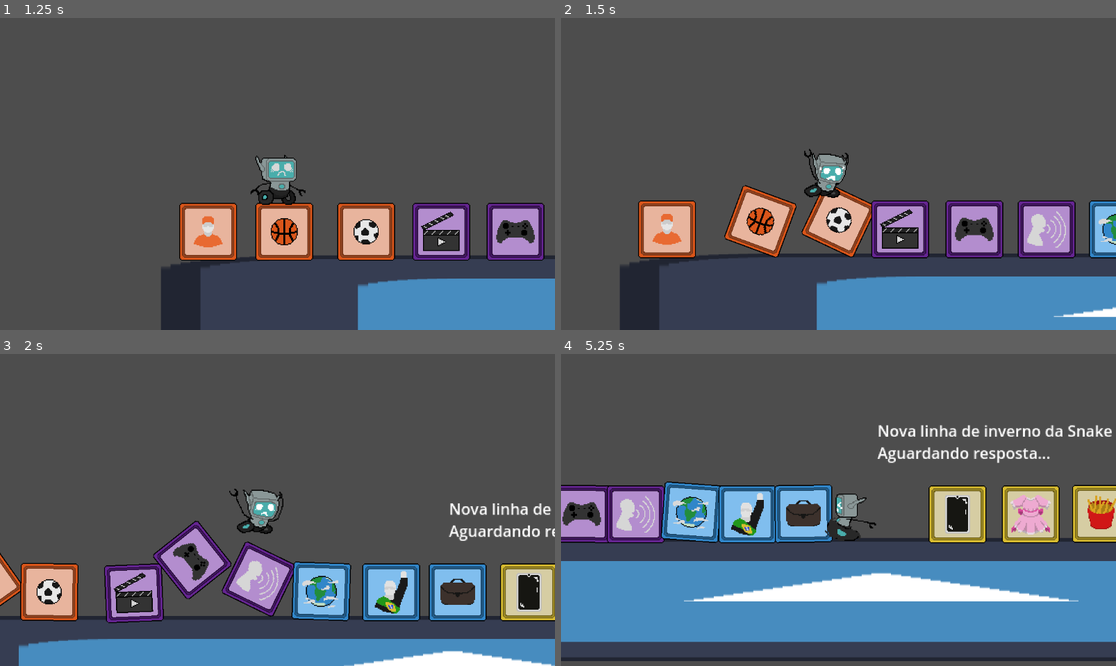
Above: before the commit, frames 1-4 (two rows, left to right).
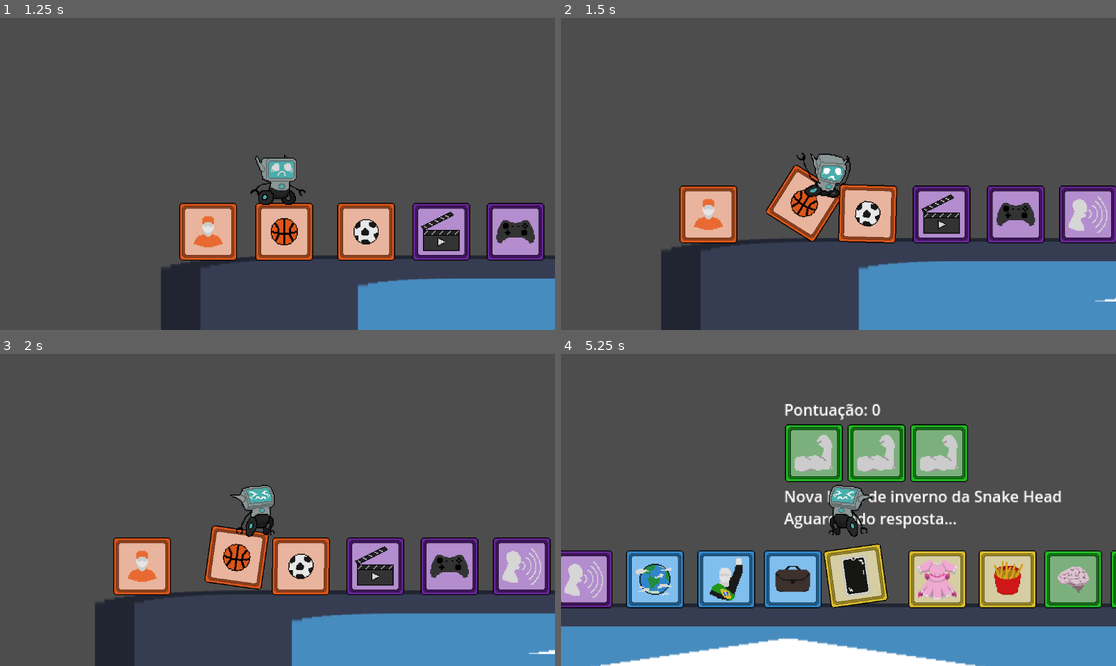
Above: after the commit, the same moments.

Repository: Guardenean/Gamejam_Experience
Game: Godot game, scene res://Cenas/Interface.tscn
Two runs of this game, one before a commit and one after it. Both use one fixed random seed, a clock stepped at 60 frames per second and the inputs below. The engine's default icon, where the game draws it, is replaced by a stand-in: a white triangle on a blue panel in a dark square.
Inputs:
- Up to frame 1 (1.25 s): click "Jogar" at 0.5 s
- Up to frame 2 (1.5 s): hold D (direita) from 1.28 s (still down); hold Space (interagir) from 1.28 s (still down)
- Up to frame 3 (2 s): keep holding D (direita); keep holding Space (interagir); tap W (pulo) at 1.52, 1.55, 1.82 s
- Up to frame 4 (5.25 s): release Space (interagir) at 2.03 s; tap W (pulo) at 2.1, 2.27, 2.57, 3.05, 3.77, 4.07 s; tap Space (interagir) at 2.3, 3.6, 5.1 s; release D (direita) at 2.78 s; hold A (esquerda) 2.78-3.53 s; hold Space (interagir) 2.78-3.53 s; hold D (direita) 3.53-5.03 s; hold W (pulo) 4.28-5.03 s; hold A (esquerda) from 5.03 s (still down)

Frame 1 is identical in both runs. In frame 2, 24% of the frame differs, in the area x 10-100%, y 41-100%; in frame 3, 31%; in frame 4, 54%, in the area x 0-100%, y 16-100%.

Commit message:
Ponto/Super
Sistema de pontuação simples e Super Power Up

Diff:
--- /dev/null
+++ b/Jojinho Godot/Cenas/Afterimage.tscn
@@ -0,0 +1,9 @@
+[gd_scene load_steps=3 format=3 uid="uid://bwjnmwgkex5u"]
+
+[ext_resource type="Texture2D" uid="uid://dudge60575pym" path="res://bot_Anim/bot_idle.png" id="1_wenmf"]
+[ext_resource type="Script" path="res://Scripts/Afterimage.gd" id="2_c1kir"]
+
+[node name="Sprite2D" type="Sprite2D"]
+texture = ExtResource("1_wenmf")
+hframes = 3
+script = ExtResource("2_c1kir")
--- a/Jojinho Godot/Cenas/Fase.tscn
+++ b/Jojinho Godot/Cenas/Fase.tscn
@@ -20,6 +20,7 @@
 [ext_resource type="PackedScene" uid="uid://djh4keq4epp47" path="res://Cenas/CaixasResposta/BoxMente.tscn" id="18_h8mcy"]
 [ext_resource type="PackedScene" uid="uid://brnl2v2i1xsee" path="res://Cenas/CaixasResposta/BoxCorpo.tscn" id="19_h1lvp"]
 [ext_resource type="PackedScene" uid="uid://ctwecti0crjoj" path="res://Cenas/CaixasResposta/BoxRemedio.tscn" id="20_f0lav"]
+[ext_resource type="PackedScene" uid="uid://vpvey7l38lts" path="res://Cenas/Super_PowerUp.tscn" id="21_bxj6t"]
 
 [sub_resource type="RectangleShape2D" id="RectangleShape2D_gklgi"]
 size = Vector2(128.489, 126)
@@ -49,47 +50,52 @@
 position = Vector2(1085, 197)
 console = NodePath("../Console")
 
-[node name="CaixaAtleta" parent="." instance=ExtResource("6_borle")]
+[node name="Caixas" type="Node" parent="."]
+
+[node name="CaixaAtleta" parent="Caixas" instance=ExtResource("6_borle")]
 position = Vector2(-72, 192)
 
-[node name="CaixaBasquete" parent="." instance=ExtResource("7_401ob")]
+[node name="CaixaBasquete" parent="Caixas" instance=ExtResource("7_401ob")]
 position = Vector2(7, 196)
 
-[node name="CaixaFutebol" parent="." instance=ExtResource("4_su6ui")]
+[node name="CaixaFutebol" parent="Caixas" instance=ExtResource("4_su6ui")]
 position = Vector2(92, 195)
 
-[node name="CaixaCinema" parent="." instance=ExtResource("9_bhqed")]
+[node name="CaixaCinema" parent="Caixas" instance=ExtResource("9_bhqed")]
 position = Vector2(170, 196)
 
-[node name="CaixaJogos" parent="." instance=ExtResource("10_qqufr")]
+[node name="CaixaJogos" parent="Caixas" instance=ExtResource("10_qqufr")]
 position = Vector2(247, 196)
 
-[node name="CaixaSocial" parent="." instance=ExtResource("11_i1ekl")]
+[node name="CaixaSocial" parent="Caixas" instance=ExtResource("11_i1ekl")]
 position = Vector2(322, 197)
 
-[node name="CaixaMundo" parent="." instance=ExtResource("12_s4h5o")]
+[node name="CaixaMundo" parent="Caixas" instance=ExtResource("12_s4h5o")]
 position = Vector2(396, 195)
 
-[node name="CaixaPolitica" parent="." instance=ExtResource("13_0uwoe")]
+[node name="CaixaPolitica" parent="Caixas" instance=ExtResource("13_0uwoe")]
 position = Vector2(470, 195)
 
-[node name="CaixaTrabalho" parent="." instance=ExtResource("14_c4mba")]
+[node name="CaixaTrabalho" parent="Caixas" instance=ExtResource("14_c4mba")]
 position = Vector2(539, 194)
 
-[node name="CaixaUtil" parent="." instance=ExtResource("15_4ybgf")]
+[node name="CaixaUtil" parent="Caixas" instance=ExtResource("15_4ybgf")]
 position = Vector2(613, 194)
 
-[node name="CaixaModa" parent="." instance=ExtResource("16_y2b2e")]
+[node name="CaixaModa" parent="Caixas" instance=ExtResource("16_y2b2e")]
 position = Vector2(689, 194)
 
-[node name="CaixaComida" parent="." instance=ExtResource("17_42jt7")]
+[node name="CaixaComida" parent="Caixas" instance=ExtResource("17_42jt7")]
 position = Vector2(762, 193)
 
-[node name="CaixaMente" parent="." instance=ExtResource("18_h8mcy")]
+[node name="CaixaMente" parent="Caixas" instance=ExtResource("18_h8mcy")]
 position = Vector2(830, 191)
 
-[node name="CaixaCorpo" parent="." instance=ExtResource("19_h1lvp")]
+[node name="CaixaCorpo" parent="Caixas" instance=ExtResource("19_h1lvp")]
 position = Vector2(899, 190)
 
-[node name="CaixaRemedio" parent="." instance=ExtResource("20_f0lav")]
+[node name="CaixaRemedio" parent="Caixas" instance=ExtResource("20_f0lav")]
 position = Vector2(969, 190)
+
+[node name="PowerUp2" parent="." instance=ExtResource("21_bxj6t")]
+position = Vector2(1288, 151)
--- a/Jojinho Godot/Cenas/Player.tscn
+++ b/Jojinho Godot/Cenas/Player.tscn
@@ -1,7 +1,8 @@
-[gd_scene load_steps=23 format=3 uid="uid://kpf03yu0pjfb"]
+[gd_scene load_steps=24 format=3 uid="uid://kpf03yu0pjfb"]
 
 [ext_resource type="Script" path="res://Scripts/Player.gd" id="1_7v2at"]
 [ext_resource type="Texture2D" uid="uid://dudge60575pym" path="res://bot_Anim/bot_idle.png" id="2_iuc7j"]
+[ext_resource type="PackedScene" uid="uid://bwjnmwgkex5u" path="res://Cenas/Afterimage.tscn" id="2_q0idj"]
 [ext_resource type="Texture2D" uid="uid://chupdenwyiede" path="res://bot_Anim/bot_Jump.png" id="3_f81l1"]
 [ext_resource type="Texture2D" uid="uid://crdaf10qhrxbw" path="res://bot_Anim/bot_Run.png" id="4_44lnf"]
 
@@ -141,6 +142,7 @@
 
 [node name="CharacterBody2D" type="CharacterBody2D" groups=["Player"]]
 script = ExtResource("1_7v2at")
+ghost_node = ExtResource("2_q0idj")
 
 [node name="CollisionShape2D" type="CollisionShape2D" parent="."]
 position = Vector2(0.5, 7.5)
@@ -149,6 +151,12 @@
 [node name="Timer" type="Timer" parent="."]
 wait_time = 10.0
 one_shot = true
+
+[node name="SuperTimer" type="Timer" parent="."]
+wait_time = 10.0
+
+[node name="GhostTimer" type="Timer" parent="."]
+wait_time = 0.05
 
 [node name="AnimatedSprite2D" type="AnimatedSprite2D" parent="."]
 z_index = 1
@@ -173,5 +181,7 @@
 damping = 0.5
 
 [connection signal="timeout" from="Timer" to="." method="_on_timer_timeout"]
+[connection signal="timeout" from="SuperTimer" to="." method="_on_super_timer_timeout"]
+[connection signal="timeout" from="GhostTimer" to="." method="_on_ghost_timer_timeout"]
 [connection signal="body_entered" from="AreaInteract" to="." method="_on_area_interact_body_entered"]
 [connection signal="body_exited" from="AreaInteract" to="." method="_on_area_interact_body_exited"]
--- /dev/null
+++ b/Jojinho Godot/Cenas/Super_PowerUp.tscn
@@ -0,0 +1,20 @@
+[gd_scene load_steps=4 format=3 uid="uid://vpvey7l38lts"]
+
+[ext_resource type="Script" path="res://Scripts/Super_PowerUp.gd" id="1_jrdcc"]
+[ext_resource type="Texture2D" uid="uid://cdus7wl16yob0" path="res://icon.svg" id="2_4jucc"]
+
+[sub_resource type="CircleShape2D" id="CircleShape2D_xelo7"]
+
+[node name="PowerUp" type="Area2D"]
+script = ExtResource("1_jrdcc")
+
+[node name="CollisionShape2D" type="CollisionShape2D" parent="."]
+scale = Vector2(10, 10)
+shape = SubResource("CircleShape2D_xelo7")
+
+[node name="Icon" type="Sprite2D" parent="."]
+modulate = Color(0.827451, 0.168627, 0.552941, 1)
+texture = ExtResource("2_4jucc")
+
+[connection signal="area_entered" from="." to="." method="_on_area_entered"]
+[connection signal="body_entered" from="." to="." method="_on_body_entered"]
--- a/Jojinho Godot/Cenas/console.tscn
+++ b/Jojinho Godot/Cenas/console.tscn
@@ -1,7 +1,8 @@
-[gd_scene load_steps=3 format=3 uid="uid://ndx7q7gmuqbr"]
+[gd_scene load_steps=4 format=3 uid="uid://ndx7q7gmuqbr"]
 
 [ext_resource type="Script" path="res://Scripts/Console.gd" id="1_i217m"]
 [ext_resource type="Script" path="res://Scripts/Perguntas.gd" id="2_80d30"]
+[ext_resource type="Texture2D" uid="uid://bgphoynwxwbap" path="res://Assets/Box/BoxCorpo.png" id="3_14als"]
 
 [node name="Console" type="Node2D" node_paths=PackedStringArray("pergunta")]
 script = ExtResource("1_i217m")
@@ -35,7 +36,61 @@
 grow_vertical = 2
 text = "Aguardando resposta..."
 
+[node name="Pontuacao" type="Label" parent="."]
+anchors_preset = 8
+anchor_left = 0.5
+anchor_top = 0.5
+anchor_right = 0.5
+anchor_bottom = 0.5
+offset_left = -169.0
+offset_top = -115.0
+offset_right = 170.0
+offset_bottom = -92.0
+grow_horizontal = 2
+grow_vertical = 2
+text = "Pontuação: 0"
+
 [node name="Perguntas" type="Node" parent="."]
 script = ExtResource("2_80d30")
 
 [node name="Timer" type="Timer" parent="."]
+
+[node name="Tentativas" type="HBoxContainer" parent="."]
+self_modulate = Color(1, 1, 1, 0)
+offset_left = -170.0
+offset_top = -121.0
+offset_right = 180.0
+offset_bottom = -59.0
+size_flags_horizontal = 4
+size_flags_vertical = 4
+theme_override_constants/separation = 65
+
+[node name="Vida1" type="Panel" parent="Tentativas"]
+self_modulate = Color(1, 1, 1, 0)
+layout_mode = 2
+size_flags_horizontal = 8
+size_flags_vertical = 4
+
+[node name="Sprite2D" type="Sprite2D" parent="Tentativas/Vida1"]
+texture = ExtResource("3_14als")
+centered = false
+
+[node name="Vida2" type="Panel" parent="Tentativas"]
+self_modulate = Color(1, 1, 1, 0)
+layout_mode = 2
+size_flags_horizontal = 8
+size_flags_vertical = 4
+
+[node name="Sprite2D" type="Sprite2D" parent="Tentativas/Vida2"]
+texture = ExtResource("3_14als")
+centered = false
+
+[node name="Vida3" type="Panel" parent="Tentativas"]
+self_modulate = Color(1, 1, 1, 0)
+layout_mode = 2
+size_flags_horizontal = 8
+size_flags_vertical = 4
+
+[node name="Sprite2D" type="Sprite2D" parent="Tentativas/Vida3"]
+texture = ExtResource("3_14als")
+centered = false
--- /dev/null
+++ b/Jojinho Godot/Scripts/Afterimage.gd
@@ -0,0 +1,16 @@
+extends Sprite2D
+
+
+# Called when the node enters the scene tree for the first time.
+func _ready():
+	ghosting()
+
+func set_property(tx_pos, tx_scale):
+	position = tx_pos
+	scale = tx_scale
+
+func ghosting():
+	var tween_fade = get_tree().create_tween()
+	tween_fade.tween_property(self, "self_modulate", Color(1, 1, 1, 0), 0.75)
+	await tween_fade.finished
+	queue_free()
--- a/Jojinho Godot/Scripts/CaixaResposta.gd
+++ b/Jojinho Godot/Scripts/CaixaResposta.gd
@@ -3,3 +3,9 @@
 
 @export var natureza : String
 @export var topico : String
+
+func _desliga_colisao():
+	$CollisionShape2D.set_deferred("disabled", true)
+
+func _liga_colisao():
+	$CollisionShape2D.set_deferred("disabled", false)
--- a/Jojinho Godot/Scripts/Console.gd
+++ b/Jojinho Godot/Scripts/Console.gd
@@ -5,18 +5,26 @@
 
 @onready var pesquisa = $Pesquisa
 @onready var status = $Status
+@onready var pontuacao = $Pontuacao
+@onready var timer = $Timer
 
 var natureza
 var topico
-
 var resposta
 
-@onready var timer = $Timer
+@onready var vidas : int = 3
+@onready var tentativas = $Tentativas
 
-# Called when the node enters the scene tree for the first time.
+@onready var pontos : int = 0
+
 func _ready():
+	# Pega uma pergunta no início do jogo
 	_nova_pergunta()
 
+func _process(_delta):
+	pontuacao.text = "Pontuação: " + str(pontos)
+
+# Pede uma nova pergunta
 func _nova_pergunta():
 	status.text = "Aguardando resposta..."
 	var quest : Dictionary = pergunta._get_pergunta()
@@ -24,20 +32,44 @@
 	topico = quest["topico"]
 	pesquisa.text = quest["pergunta"]
 
+# Checa a se respota enviada está certa
 func _checa_resposta(nat, top):
 	timer.start()
-
 	status.text = "Analizando..."
-
+	# Texto normal
 	await timer.timeout
 
 	if nat == natureza and top == topico:
-		status.text = "Enviado!"
+		_acerto()
+		# Toca som acerto
 	else:
-		status.text = "Erro! Informação errada!"
+		_erro()
+		# Toca som erro
 
+	# Se o jogador ainda tiver vidas, pegue uma pergunta nova
+	if vidas > 0:
+		timer.start()
+		await timer.timeout
+		_nova_pergunta()
+	# Senão, aplique a morte
+	else:
+		_morte()
+
+func _acerto():
+	status.text = "Enviado!"
+	# Texto verde
+	pontos += 100
+
+func _erro():
+	status.text = "Erro! Informação errada!"
+	# Texto vermelho
+	vidas -= 1
+	pontos -= 50
+	tentativas.get_child(tentativas.get_child_count(false) - 1).queue_free()
+
+
+func _morte():
+	print("Mortin da Silva")
 	timer.start()
-
-	await timer.timeout
-
-	_nova_pergunta()
+	await  timer.timeout
+	get_tree().reload_current_scene()
--- a/Jojinho Godot/Scripts/Perguntas.gd
+++ b/Jojinho Godot/Scripts/Perguntas.gd
@@ -47,7 +47,7 @@
 	"pergunta":"Onde tem X-Tudão?"
 }
 const p10 = {
-	"natureza":"noticias",
+	"natureza":"noticia",
 	"topico":"trabalho",
 	"pergunta":"Montadora Tiguer Motors troca empregados por máquinas"
 }
--- a/Jojinho Godot/Scripts/Player.gd
+++ b/Jojinho Godot/Scripts/Player.gd
@@ -4,8 +4,10 @@
 # Variáveis
 var SPEED = 400.0
 const JUMP_VELOCITY = -400.0
+var _super : bool = false
 
 @onready var timer = $Timer
+@onready var super_timer = $SuperTimer
 @onready var anim = $AnimatedSprite2D
 @onready var pivot_box = $PivotBox
 @onready var area_interact = $AreaInteract
@@ -13,11 +15,31 @@
 
 var itemInteract
 
+@export var ghost_node : PackedScene
+
 var gravity = ProjectSettings.get_setting("physics/2d/default_gravity")
 
 # Funções
+# TESTE DO SUPER POWER UP
+func _unhandled_input(_event):
+	if Input.is_action_just_pressed("teste"):
+		_go_super()
 
 func _physics_process(delta):
+	match _super:
+		false:
+			_player_normal(delta)
+		true:
+			_player_super()
+
+	#Chamando função de interação
+	_interact()
+
+	#Aplica movimento (SEMPRE DEIXAR ISSO NO FINAL DO PHYSICS PROCESS)
+	move_and_slide()
+
+# MOVIMENTO PLAYER NORMAL
+func _player_normal(delta):
 	# Gravidade
 	if not is_on_floor():
 		velocity.y += gravity * delta
@@ -25,7 +47,6 @@
 	# Calcula pulo
 	if Input.is_action_just_pressed("pulo") and is_on_floor():
 		velocity.y = JUMP_VELOCITY
-
 
 	# Pega direção de movimento do input
 	var direction = Input.get_axis("esquerda", "direita")
@@ -55,11 +76,26 @@
 	elif is_on_floor() and velocity.y == 0:
 		anim.play("Idle")
 
-	#Chamando função de interação
-	_interact()
 
-	#Aplica movimento (SEMPRE DEIXAR ISSO NO FINAL DO PHYSICS PROCESS)
-	move_and_slide()
+# MOVIMENTO PLAYER POWER UP
+func _player_super():
+	# Pega direção de movimento do input
+	var direction : Vector2 = Vector2.ZERO
+	direction.x = int(Input.is_action_pressed("direita")) - int(Input.is_action_pressed("esquerda"))
+	direction.y = int(Input.is_action_pressed("baixo")) - int(Input.is_action_pressed("pulo"))
+	direction.normalized()
+
+	if direction:
+		velocity = direction * SPEED
+
+		if direction.x == -1:
+			anim.flip_h = true
+			area_interact.position.x = -18
+		else:
+			anim.flip_h = false
+			area_interact.position.x = 18
+	else:
+		velocity = Vector2.ZERO
 
 # TIMEOUT do Timer (POWER-UP)
 func _on_timer_timeout():
@@ -73,18 +109,43 @@
 		if itemInteract != null:
 			#Prende o objeto no player
 			pivot_box.node_b = itemInteract.get_path()
+			if _super:
+				itemInteract._desliga_colisao()
 
 	#Checa se soltou input de interação
 	if Input.is_action_just_released("interagir"):
 		#Solta o objeto (Player conecta a si mesmo)
 		pivot_box.node_b = get_path()
+		if itemInteract != null:
+			itemInteract._liga_colisao()
 
 #Checa se objeto entrou na area de interação
 func _on_area_interact_body_entered(body):
-	if body.is_in_group("Caixas"):
+	if body.is_in_group("Caixas") and itemInteract == null:
 		itemInteract = body
 
 #Checa se objeto saiu da area de interação
 func _on_area_interact_body_exited(body):
-	if body.is_in_group("Caixas"):
+	if body.is_in_group("Caixas") and !Input.is_action_pressed("interagir"):
 		itemInteract = null
+
+func _go_super():
+	_super = true
+	super_timer.start()
+	SPEED = 700.0
+	$CollisionShape2D.set_deferred("disabled", true)
+	$GhostTimer.start()
+
+func _on_super_timer_timeout():
+	_super = false
+	SPEED = 400.0
+	$CollisionShape2D.set_deferred("disabled", false)
+	$GhostTimer.stop()
+
+func add_ghost():
+	var ghost = ghost_node.instantiate()
+	ghost.set_property(position, $AnimatedSprite2D.scale)
+	get_tree().current_scene.add_child(ghost)
+
+func _on_ghost_timer_timeout():
+	add_ghost()
--- /dev/null
+++ b/Jojinho Godot/Scripts/Super_PowerUp.gd
@@ -0,0 +1,8 @@
+extends Area2D
+
+@export var player : Player
+
+func _on_body_entered(body):
+	if body.is_in_group("Player"):
+		body._go_super()
+		queue_free()
--- a/Jojinho Godot/Scripts/area_entrega.gd
+++ b/Jojinho Godot/Scripts/area_entrega.gd
@@ -7,6 +7,5 @@
 	if body.is_in_group("Caixas"):
 		timer.start()
 		await timer.timeout
-		print(body.natureza, " / ", body.topico)
 		console._checa_resposta(body.natureza, body.topico)
 		body.queue_free()
--- a/Jojinho Godot/project.godot
+++ b/Jojinho Godot/project.godot
@@ -48,6 +48,16 @@
 "events": [Object(InputEventKey,"resource_local_to_scene":false,"resource_name":"","device":-1,"window_id":0,"alt_pressed":false,"shift_pressed":false,"ctrl_pressed":false,"meta_pressed":false,"pressed":false,"keycode":0,"physical_keycode":32,"key_label":0,"unicode":32,"echo":false,"script":null)
 ]
 }
+baixo={
+"deadzone": 0.5,
+"events": [Object(InputEventKey,"resource_local_to_scene":false,"resource_name":"","device":-1,"window_id":0,"alt_pressed":false,"shift_pressed":false,"ctrl_pressed":false,"meta_pressed":false,"pressed":false,"keycode":0,"physical_keycode":83,"key_label":0,"unicode":115,"echo":false,"script":null)
+]
+}
+teste={
+"deadzone": 0.5,
+"events": [Object(InputEventKey,"resource_local_to_scene":false,"resource_name":"","device":-1,"window_id":0,"alt_pressed":false,"shift_pressed":true,"ctrl_pressed":true,"meta_pressed":false,"pressed":false,"keycode":0,"physical_keycode":80,"key_label":0,"unicode":112,"echo":false,"script":null)
+]
+}
 
 [rendering]
 
Not shown: 1 places in Jojinho Godot/Cenas/Fase.tscn that only renumber resources
